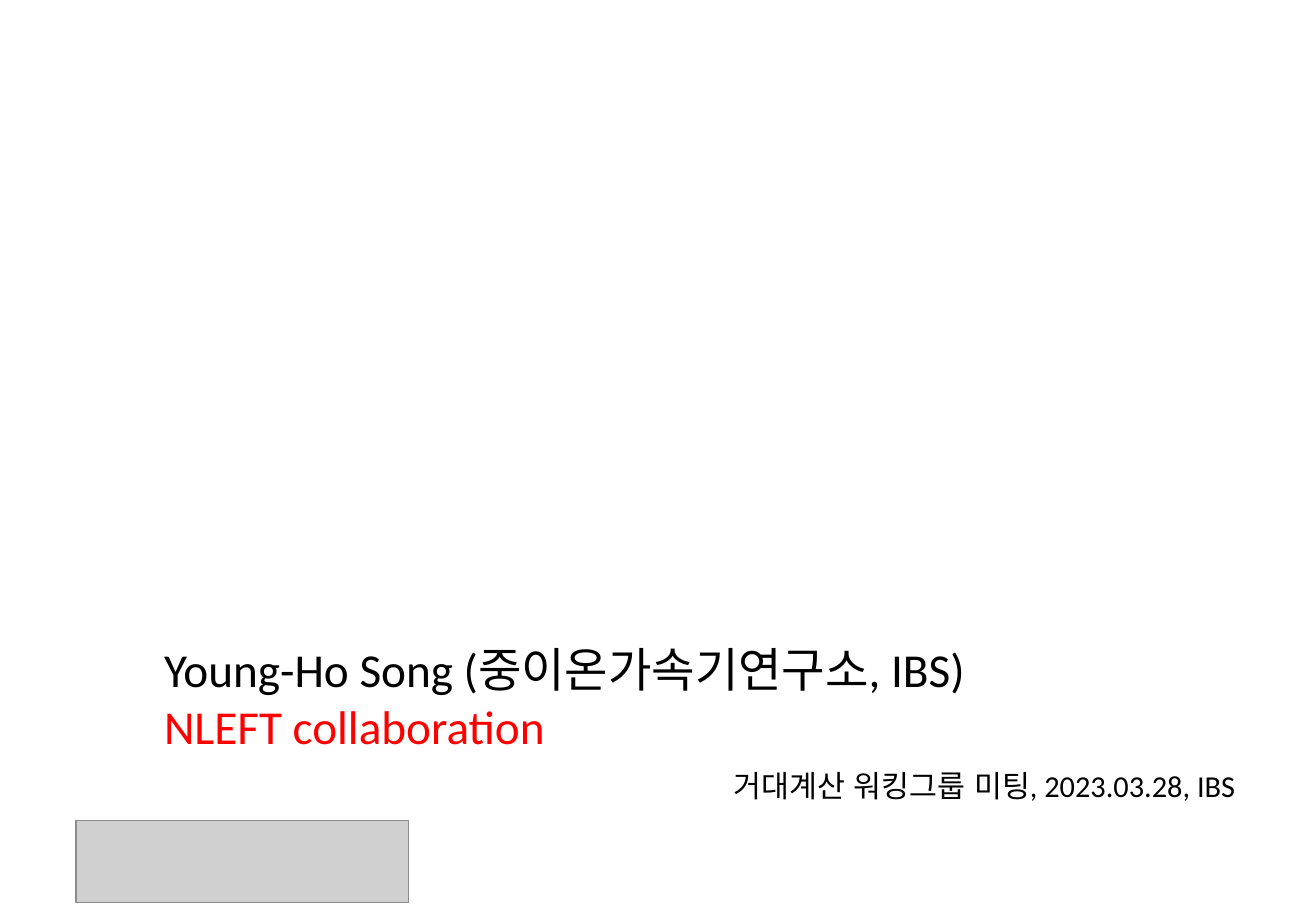
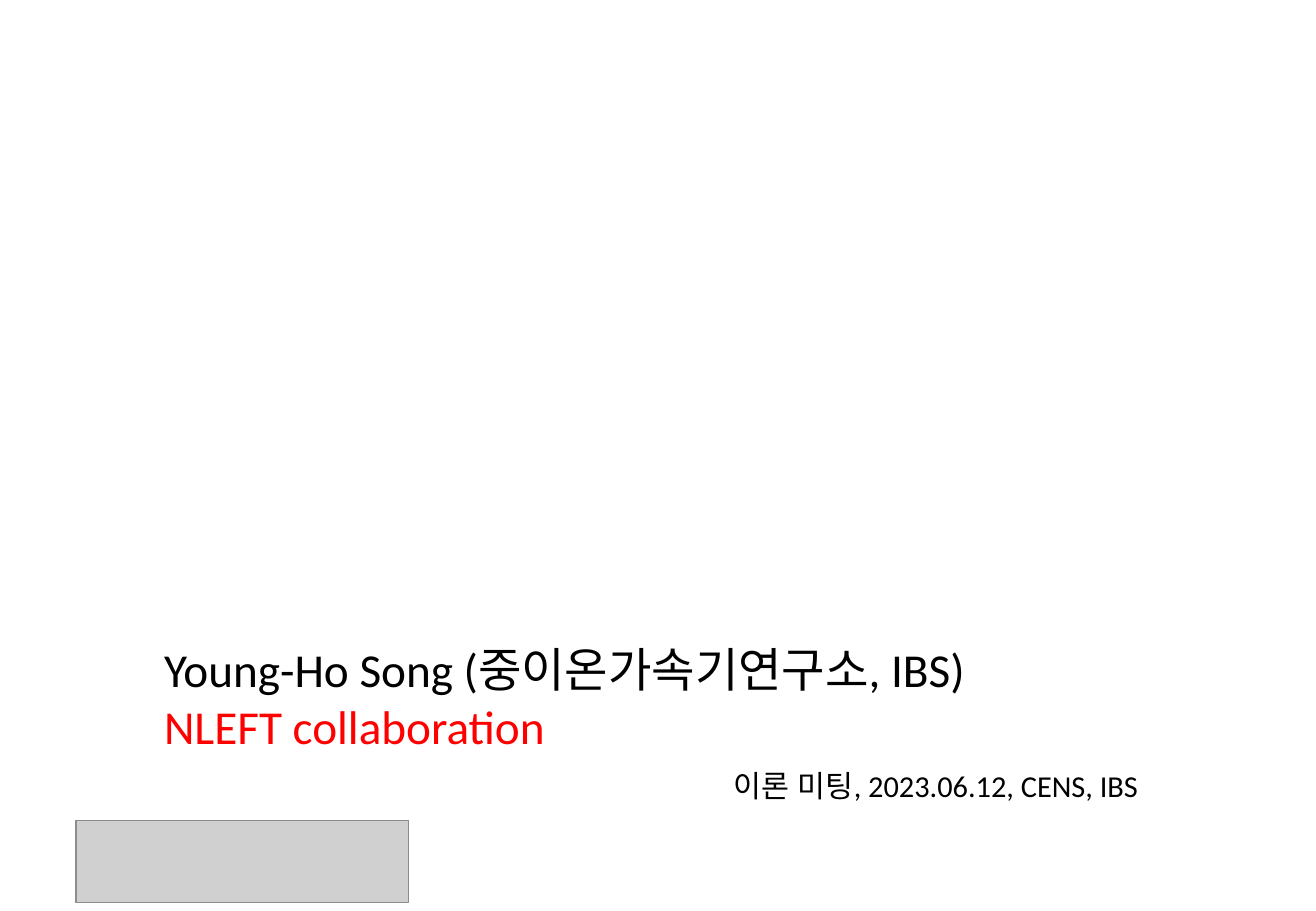
Before and after one commit to alphacentaury-github/NPSS2020, a slide deck: slide 1 of 20230612_Lattice_intro.pptx. Drawn at 1316x911 pixels with LibreOffice and Linux fonts; fonts in the diff are those of the drawing; grey boxes stand for pictures; background and template pictures are left out. Boxes give left, top, right and bottom in pixels: in the first picture for what was removed or moved away, otherwise in the second. Text is boxed around its words. In the diff, an @@ line names an element or a change of style, - is before the commit and + after.

```diff
--- a/20230612_Lattice_intro.pptx
+++ b/20230612_Lattice_intro.pptx
@@ text at box(734, 772, 1138, 801): text changed @@
-  거대계산 워킹그룹 미팅, 2023.03.28, IBS
+  이론 미팅, 2023.06.12, CENS, IBS
```
Also in this commit, not shown: 3 other slides changed, 1 slide added.
